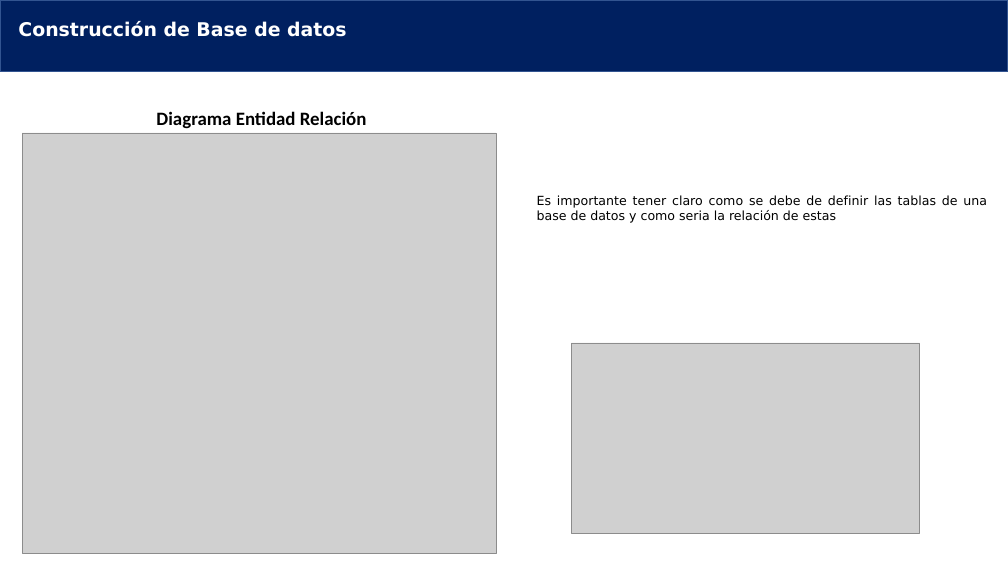
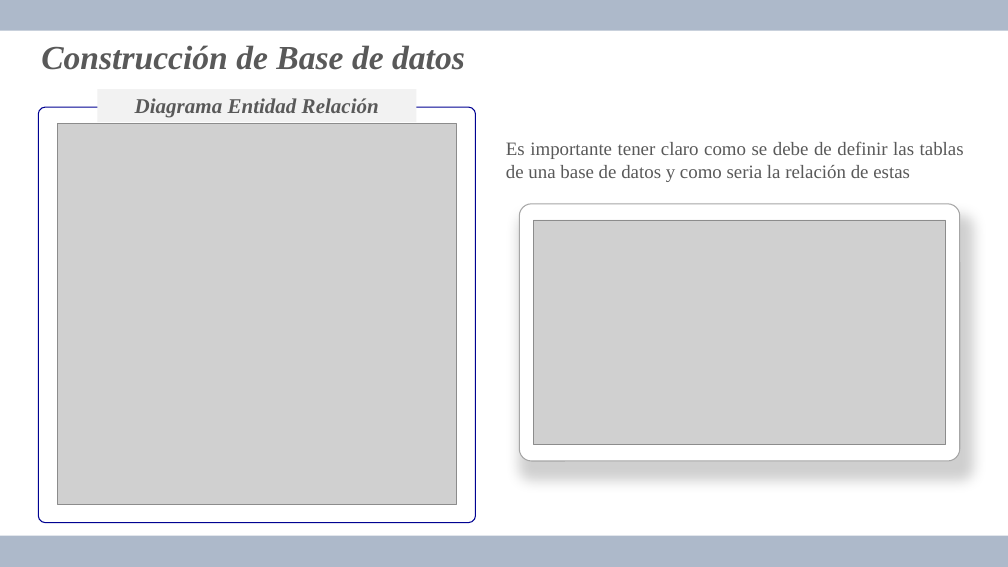
Before and after one commit to saulopez27/BEDU, a slide deck: slide 3 of Presentación_Proyecto_Saulo_data_analysis_gdl_20_04.pptx. Drawn at 1008x567 pixels with LibreOffice and Linux fonts; fonts in the diff are those of the drawing; grey boxes stand for pictures; background and template pictures are left out. Boxes give left, top, right and bottom in pixels: in the first picture for what was removed or moved away, otherwise in the second. Text is boxed around its words. In the diff, an @@ line names an element or a change of style, - is before the commit and + after.

```diff
--- a/Presentación_Proyecto_Saulo_data_analysis_gdl_20_04.pptx
+++ b/Presentación_Proyecto_Saulo_data_analysis_gdl_20_04.pptx
@@ rectangle: place and size @@
-rectangle at <box>0,0,1008,72</box>
+rectangle at <box>0,0,1008,31</box>
@@ rectangle at <box>0,0,1008,31</box>: fill #002060 to #ADB9CA; outline #325491 1 pt to none @@
@@ text "Construcción de Base de datos": place and size @@
-text "Construcción de Base de datos" at <box>18,21,347,37</box>
+text "Construcción de Base de datos" at <box>41,45,465,70</box>
@@ text "Construcción de Base de datos" at <box>41,45,465,70</box>: size 18 to 32 pt, font DejaVu Sans to Times New Roman, text colour #FFFFFF to #595959, italic on @@
@@ rectangle "Diagrama Entidad Relación": place and size @@
-rectangle "Diagrama Entidad Relación" at <box>156,111,367,129</box>
+rectangle "Diagrama Entidad Relación" at <box>98,89,417,123</box>
@@ rectangle "Diagrama Entidad Relación" at <box>98,89,417,123</box>: size 18 to 20 pt, font Calibri to Times New Roman, text colour #000000 to #595959, italic on; alignment justified to centre; fill none to #F2F2F2 @@
@@ rounded rectangle added at <box>39,107,476,523</box>, outline #000292 1 pt @@
@@ picture: place and size @@
-picture at <box>22,133,496,554</box>
+picture at <box>57,124,456,504</box>
@@ text "Es importante tener claro como ...": place and size @@
-text "Es importante tener claro como ..." at <box>537,195,987,223</box>
+text "Es importante tener claro como ..." at <box>506,142,964,182</box>
@@ text "Es importante tener claro como ..." at <box>506,142,964,182</box>: size 12 to 18 pt, font DejaVu Sans to Times New Roman, text colour #000000 to #595959 @@
@@ rounded rectangle added at <box>520,204,960,461</box>, fill #FFFFFF, outline #A6A6A6 1 pt @@
@@ picture: place and size @@
-picture at <box>572,343,920,534</box>
+picture at <box>534,220,946,445</box>
@@ rectangle added at <box>0,536,1008,567</box>, fill #ADB9CA @@
```
Also in this commit, not shown: 5 other slides changed.
